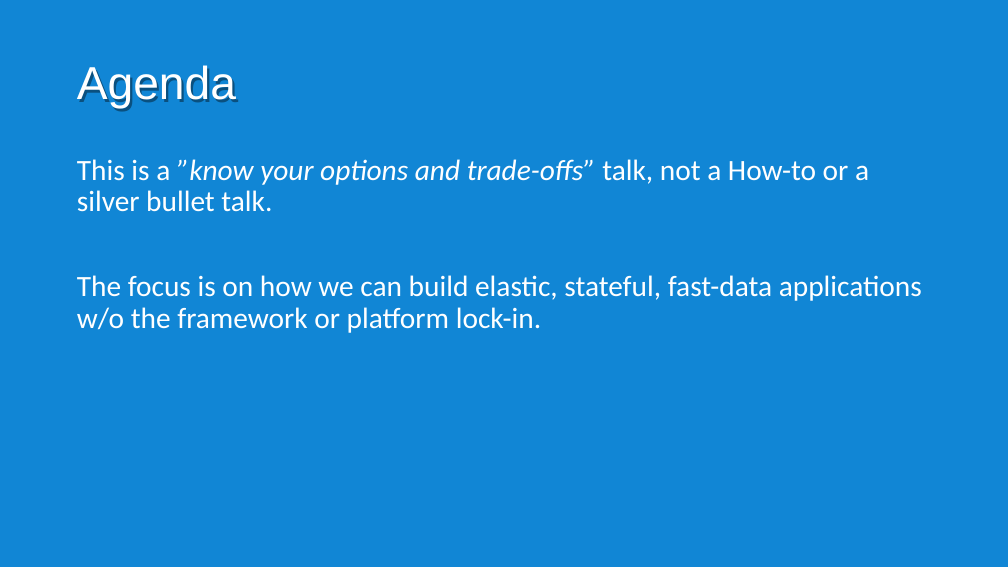
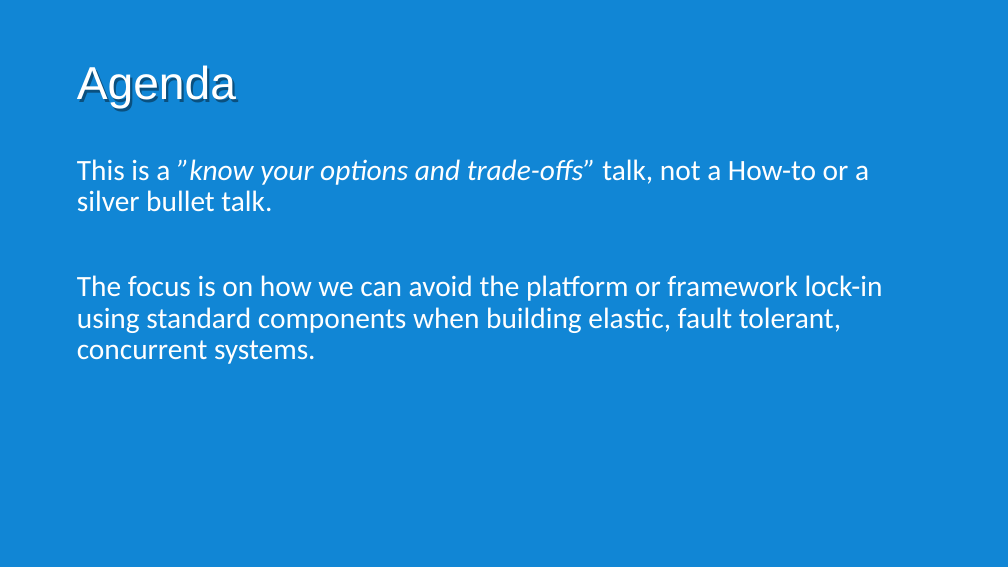
Before and after one commit to rogeralsing/Presentations, a slide deck: slide 3 of ClusterSoftware/clustersoftware.pptx. Drawn at 1008x567 pixels with LibreOffice and Linux fonts; fonts in the diff are those of the drawing. Boxes give left, top, right and bottom in pixels: in the first picture for what was removed or moved away, otherwise in the second. Text is boxed around its words. In the diff, an @@ line names an element or a change of style, - is before the commit and + after.

```diff
--- a/ClusterSoftware/clustersoftware.pptx
+++ b/ClusterSoftware/clustersoftware.pptx
@@ text at box(77, 275, 883, 364): text changed @@
-The focus is on how we can build elastic, stateful, fast-data applications w/o the framework or platform lock-in.
+The focus is on how we can avoid the platform or framework lock-in using standard components when building elastic, fault tolerant, concurrent systems.
```
Also in this commit, not shown: 4 other slides changed, 6 slides added, 5 slides removed.
